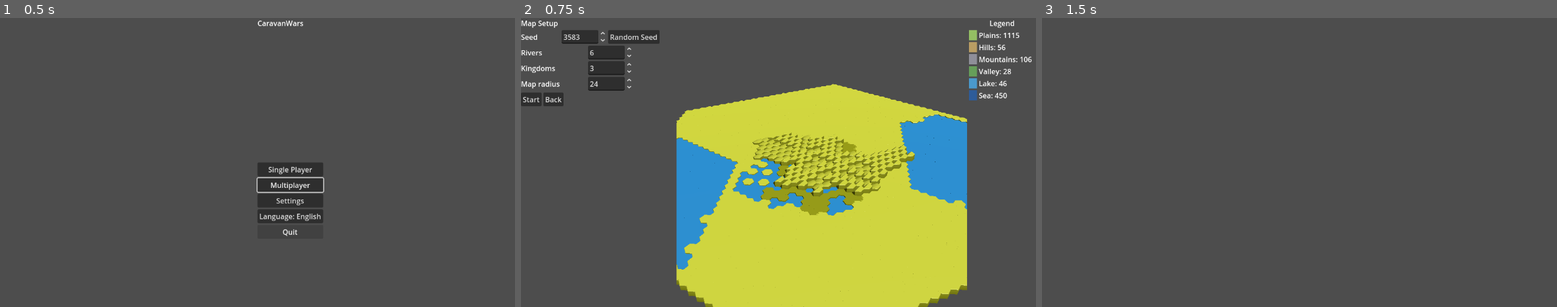
Above: before the commit, frames 1-3 (left to right).
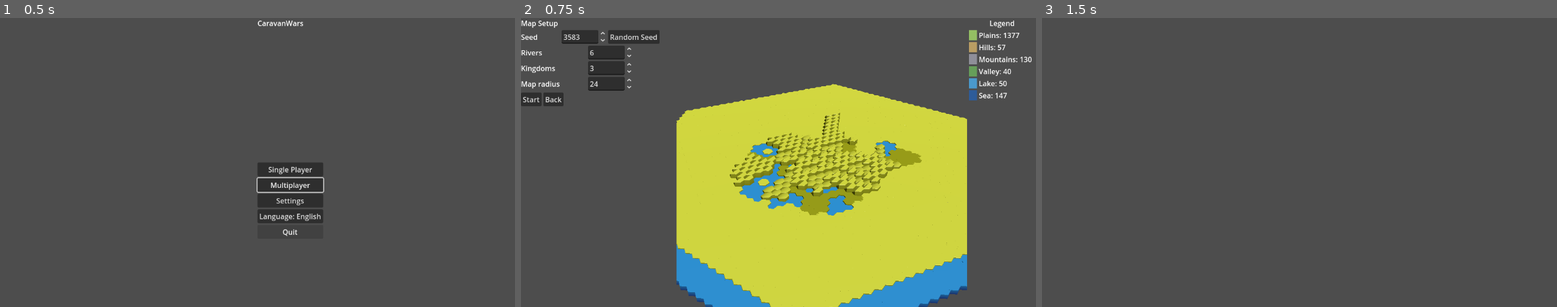
Above: after the commit, the same moments.

Repository: sepa79/CaravanWars
Game: Godot game, scene res://scenes/Main.tscn
Same seed, same stepped clock (60 frames per second), same inputs: the game is played once before the commit and once after it.
Inputs:
- Up to frame 1 (0.5 s): no input
- Up to frame 2 (0.75 s): click "Single Player" at 0.5 s
- Up to frame 3 (1.5 s): click "Start" at 1.25 s

Frame 1 is identical in both runs. In frame 2, 12% of the frame differs, in the area x 30-100%, y 5-100%; in frame 3, nothing differs.

Commit message:
feat: control coastline sides and depth

Diff:
--- a/game/mapgen/HexMapConfig.gd
+++ b/game/mapgen/HexMapConfig.gd
@@ -10,6 +10,10 @@
 const DEFAULT_ROAD_AGGRESSIVENESS := 0.5
 const DEFAULT_FORT_GLOBAL_CAP := 6
 const DEFAULT_FORT_SPACING := 4
+const DEFAULT_COASTLINE_SIDES_MIN := 1
+const DEFAULT_COASTLINE_SIDES_MAX := 2
+const DEFAULT_COASTLINE_DEPTH_MIN := 1
+const DEFAULT_COASTLINE_DEPTH_MAX := 3
 
 var map_seed: int
 var map_radius: int
@@ -21,6 +25,10 @@
 var road_aggressiveness: float
 var fort_global_cap: int
 var fort_spacing: int
+var coastline_sides_min: int
+var coastline_sides_max: int
+var coastline_depth_min: int
+var coastline_depth_max: int
 
 func _init(
     p_seed: int = 0,
@@ -32,7 +40,11 @@
     p_rivers_cap: int = DEFAULT_RIVERS_CAP,
     p_road_aggressiveness: float = DEFAULT_ROAD_AGGRESSIVENESS,
     p_fort_global_cap: int = DEFAULT_FORT_GLOBAL_CAP,
-    p_fort_spacing: int = DEFAULT_FORT_SPACING
+    p_fort_spacing: int = DEFAULT_FORT_SPACING,
+    p_coastline_sides_min: int = DEFAULT_COASTLINE_SIDES_MIN,
+    p_coastline_sides_max: int = DEFAULT_COASTLINE_SIDES_MAX,
+    p_coastline_depth_min: int = DEFAULT_COASTLINE_DEPTH_MIN,
+    p_coastline_depth_max: int = DEFAULT_COASTLINE_DEPTH_MAX
 ) -> void:
     map_seed = p_seed if p_seed != 0 else Time.get_ticks_msec()
     map_radius = max(1, p_map_radius)
@@ -44,6 +56,10 @@
     road_aggressiveness = clampf(p_road_aggressiveness, 0.0, 1.0)
     fort_global_cap = max(0, p_fort_global_cap)
     fort_spacing = max(1, p_fort_spacing)
+    coastline_sides_min = clampi(p_coastline_sides_min, 0, HexGrid.AXIAL_DIRECTIONS.size())
+    coastline_sides_max = clampi(p_coastline_sides_max, coastline_sides_min, HexGrid.AXIAL_DIRECTIONS.size())
+    coastline_depth_min = max(0, p_coastline_depth_min)
+    coastline_depth_max = max(coastline_depth_min, p_coastline_depth_max)
 
 func duplicate_config() -> HexMapConfig:
     var script: Script = get_script()
@@ -57,7 +73,11 @@
         rivers_cap,
         road_aggressiveness,
         fort_global_cap,
-        fort_spacing
+        fort_spacing,
+        coastline_sides_min,
+        coastline_sides_max,
+        coastline_depth_min,
+        coastline_depth_max
     )
     return clone
 
@@ -74,5 +94,9 @@
             "road_aggressiveness": road_aggressiveness,
             "fort_global_cap": fort_global_cap,
             "fort_spacing": fort_spacing,
+            "coastline_sides_min": coastline_sides_min,
+            "coastline_sides_max": coastline_sides_max,
+            "coastline_depth_min": coastline_depth_min,
+            "coastline_depth_max": coastline_depth_max,
         },
     }
--- a/game/mapgen/HexMapData.gd
+++ b/game/mapgen/HexMapData.gd
@@ -11,6 +11,10 @@
 var road_aggressiveness: float
 var fort_global_cap: int
 var fort_spacing: int
+var coastline_sides_min: int
+var coastline_sides_max: int
+var coastline_depth_min: int
+var coastline_depth_max: int
 var hex_grid: HexGrid
 var stage_results: Dictionary = {}
 
@@ -25,6 +29,10 @@
     road_aggressiveness = p_config.road_aggressiveness
     fort_global_cap = p_config.fort_global_cap
     fort_spacing = p_config.fort_spacing
+    coastline_sides_min = p_config.coastline_sides_min
+    coastline_sides_max = p_config.coastline_sides_max
+    coastline_depth_min = p_config.coastline_depth_min
+    coastline_depth_max = p_config.coastline_depth_max
     stage_results = {}
 
 func attach_grid(p_grid: HexGrid) -> void:
@@ -53,6 +61,10 @@
                 "road_aggressiveness": road_aggressiveness,
                 "fort_global_cap": fort_global_cap,
                 "fort_spacing": fort_spacing,
+                "coastline_sides_min": coastline_sides_min,
+                "coastline_sides_max": coastline_sides_max,
+                "coastline_depth_min": coastline_depth_min,
+                "coastline_depth_max": coastline_depth_max,
             },
         },
         "hexes": [],
--- a/game/mapgen/HexMapGenerator.gd
+++ b/game/mapgen/HexMapGenerator.gd
@@ -216,6 +216,7 @@
         "fill_order": coastline_plan.get("fill_order", PackedVector2Array()),
         "sea_coords": sea_coords,
         "target_sea": target_sea,
+        "depth_limit": coastline_plan.get("depth_limit", 0),
     }
     result["validation"] = validation
     return result
@@ -228,6 +229,7 @@
         "sides": PackedInt32Array(),
         "side_counts": {},
         "membership": {},
+        "depth_limit": 0,
     }
     if coords.is_empty() or target_sea <= 0:
         return plan
@@ -262,16 +264,20 @@
         return plan
     available_sides.shuffle()
 
-    var side_count: int = 1
-    if available_sides.size() >= 2 and rng.randf() < 0.5:
-        side_count = 2
-    var max_sides: int = int(min(target_sea, available_sides.size()))
-    max_sides = max(1, max_sides)
-    side_count = clampi(side_count, 1, max_sides)
-
-    var selected: Array[int] = []
+    var side_min: int = max(1, config.coastline_sides_min)
+    var side_max: int = max(side_min, config.coastline_sides_max)
+    side_min = clampi(side_min, 1, available_sides.size())
+    side_max = clampi(side_max, side_min, available_sides.size())
+    var side_count: int = side_min
+    if side_max > side_min:
+        side_count = rng.randi_range(side_min, side_max)
+    side_count = clampi(side_count, 1, available_sides.size())
+
+    var chosen: Array[int] = []
     for i in range(side_count):
-        selected.append(available_sides[i])
+        chosen.append(available_sides[i])
+    var seeding_order: Array[int] = chosen.duplicate()
+    var selected: Array[int] = chosen.duplicate()
     selected.sort()
 
     var packed_sides := PackedInt32Array()
@@ -294,7 +300,14 @@
         plan["sides"] = packed_sides
         plan["side_counts"] = {}
         plan["membership"] = {}
+        plan["depth_limit"] = 0
         return plan
+
+    var depth_min: int = max(0, config.coastline_depth_min)
+    var depth_max: int = max(depth_min, config.coastline_depth_max)
+    var depth_limit: int = depth_min
+    if depth_max > depth_min:
+        depth_limit = rng.randi_range(depth_min, depth_max)
 
     var queue: Array = []
     var enqueued: Dictionary = {}
@@ -302,29 +315,54 @@
     var membership: Dictionary = {}
     var side_counts: Dictionary = {}
     var fill_order := PackedVector2Array()
-    var first_seed_added: Dictionary = {}
+
     for side_index in selected:
-        first_seed_added[side_index] = false
         side_counts[side_index] = 0
 
-    for side_index in selected:
-        var front: Array = boundary_arrays[side_index]
+    for side_index in seeding_order:
+        var front: Array = boundary_arrays[side_index].duplicate()
+        if front.is_empty():
+            continue
         front.shuffle()
         for coord in front:
+            if sea_lookup.size() >= target_sea:
+                break
             var key: Vector2i = coord.to_vector2i()
-            if enqueued.has(key):
-                continue
-            enqueued[key] = true
-            var is_first: bool = not bool(first_seed_added.get(side_index, false))
-            first_seed_added[side_index] = true
-            var base_priority: float = -1.0 if is_first else 0.0
-            var noise := (_coord_noise(coord, 503 + side_index) - 0.5) * 0.25
-            queue.append({
-                "coord": coord,
-                "depth": 0,
-                "side": side_index,
-                "value": base_priority + noise,
-            })
+            if sea_lookup.has(key):
+                continue
+            sea_lookup[key] = true
+            membership[key] = side_index
+            fill_order.append(key)
+            side_counts[side_index] = int(side_counts.get(side_index, 0)) + 1
+            if depth_limit <= 0:
+                continue
+            for neighbor in grid.get_neighbor_coords(coord):
+                var nkey: Vector2i = neighbor.to_vector2i()
+                if sea_lookup.has(nkey):
+                    continue
+                if enqueued.has(nkey):
+                    continue
+                var support_neighbors: int = 0
+                for support in grid.get_neighbor_coords(neighbor):
+                    var support_key: Vector2i = support.to_vector2i()
+                    if not sea_lookup.has(support_key):
+                        continue
+                    if int(membership.get(support_key, side_index)) != side_index:
+                        continue
+                    support_neighbors += 1
+                if support_neighbors <= 0:
+                    continue
+                var noise := (_coord_noise(neighbor, 643 + side_index) - 0.5) * 0.35
+                var priority := 1.0 + noise
+                queue.append({
+                    "coord": neighbor,
+                    "depth": 1,
+                    "side": side_index,
+                    "value": priority,
+                })
+                enqueued[nkey] = true
+        if sea_lookup.size() >= target_sea:
+            break
 
     while not queue.is_empty() and sea_lookup.size() < target_sea:
         queue.sort_custom(Callable(self, "_compare_dict_value_asc"))
@@ -334,25 +372,30 @@
         if sea_lookup.has(key):
             continue
         var side_index: int = int(current.get("side", -1))
-        var claimed_for_side: int = int(side_counts.get(side_index, 0))
-        if side_index >= 0 and claimed_for_side > 0:
-            var matching_neighbors: int = 0
-            for neighbor in grid.get_neighbor_coords(coord):
-                var neighbor_key: Vector2i = neighbor.to_vector2i()
-                if not sea_lookup.has(neighbor_key):
-                    continue
-                if int(membership.get(neighbor_key, side_index)) != side_index:
-                    continue
-                matching_neighbors += 1
-            if matching_neighbors <= 0:
-                continue
+        if side_index < 0:
+            continue
+        var current_depth: int = int(current.get("depth", 0))
+        if current_depth > depth_limit:
+            continue
+        var matching_neighbors: int = 0
+        for neighbor in grid.get_neighbor_coords(coord):
+            var neighbor_key: Vector2i = neighbor.to_vector2i()
+            if not sea_lookup.has(neighbor_key):
+                continue
+            if int(membership.get(neighbor_key, side_index)) != side_index:
+                continue
+            matching_neighbors += 1
+        if matching_neighbors <= 0:
+            continue
         sea_lookup[key] = true
         membership[key] = side_index
         fill_order.append(key)
         side_counts[side_index] = int(side_counts.get(side_index, 0)) + 1
-        if sea_lookup.size() >= target_sea:
-            break
-        var next_depth: int = int(current.get("depth", 0)) + 1
+        if current_depth >= depth_limit:
+            continue
+        var next_depth: int = current_depth + 1
+        if next_depth > depth_limit:
+            continue
         for neighbor in grid.get_neighbor_coords(coord):
             var nkey: Vector2i = neighbor.to_vector2i()
             if sea_lookup.has(nkey):
@@ -367,7 +410,7 @@
                 if int(membership.get(support_key, side_index)) != side_index:
                     continue
                 support_neighbors += 1
-            if int(side_counts.get(side_index, 0)) > 0 and support_neighbors <= 0:
+            if support_neighbors <= 0:
                 continue
             var noise := (_coord_noise(neighbor, 643 + side_index) - 0.5) * 0.35
             var priority := float(next_depth) + noise
@@ -385,6 +428,7 @@
     plan["sides"] = packed_sides
     plan["side_counts"] = side_counts
     plan["membership"] = membership
+    plan["depth_limit"] = depth_limit
     return plan
 
 func _compute_region_targets(land_count: int) -> Dictionary:
Not shown, changed: CHANGELOG.md
